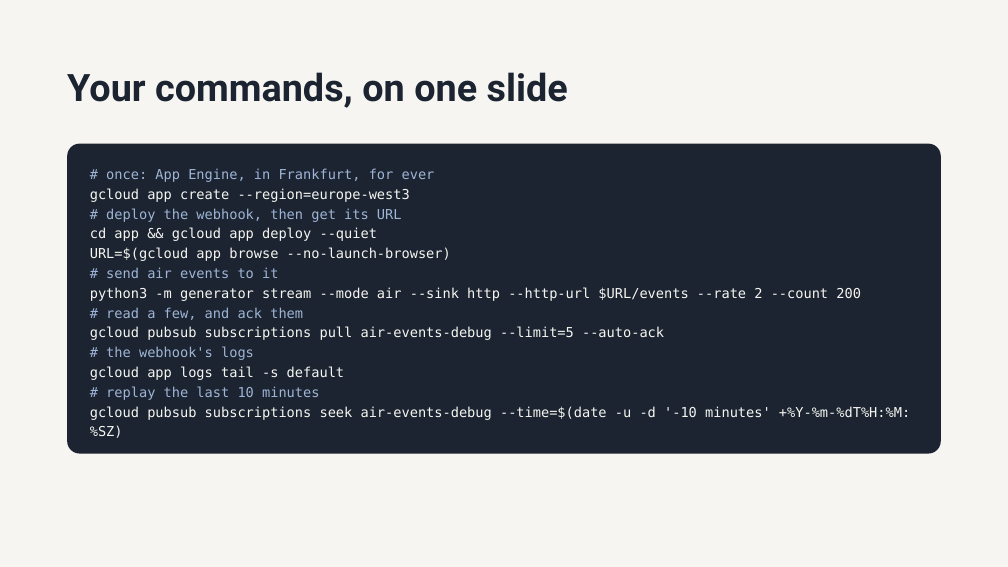
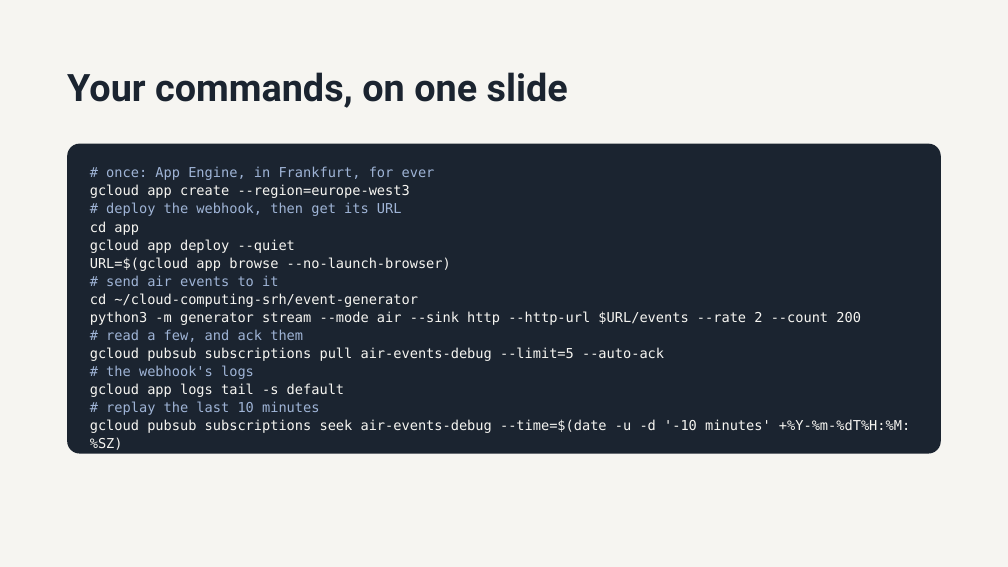
Before and after one commit to 1768SAIKUMAR/cloud-computing-srh, a slide deck: slide 19 of sessions/06-pub-sub-and-app-engine/slides/session-06-pub-sub-and-app-engine.pptx. Drawn at 1008x567 pixels with LibreOffice and Linux fonts; fonts in the diff are those of the drawing. Boxes give left, top, right and bottom in pixels: in the first picture for what was removed or moved away, otherwise in the second. Text is boxed around its words. In the diff, an @@ line names an element or a change of style, - is before the commit and + after.

```diff
--- a/sessions/06-pub-sub-and-app-engine/slides/session-06-pub-sub-and-app-engine.pptx
+++ b/sessions/06-pub-sub-and-app-engine/slides/session-06-pub-sub-and-app-engine.pptx
@@ text at [90,166,910,433]: line spacing 18.8pt to 17.2pt @@
@@ text at [90,221,295,253]: text changed @@
-cd app && gcloud app deploy --quiet
+cd app
+gcloud app deploy --quiet
@@ text at [90,293,418,307]: paragraph added @@
+cd ~/cloud-computing-srh/event-generator
```
Also in this commit, not shown: 1 other slide changed.
